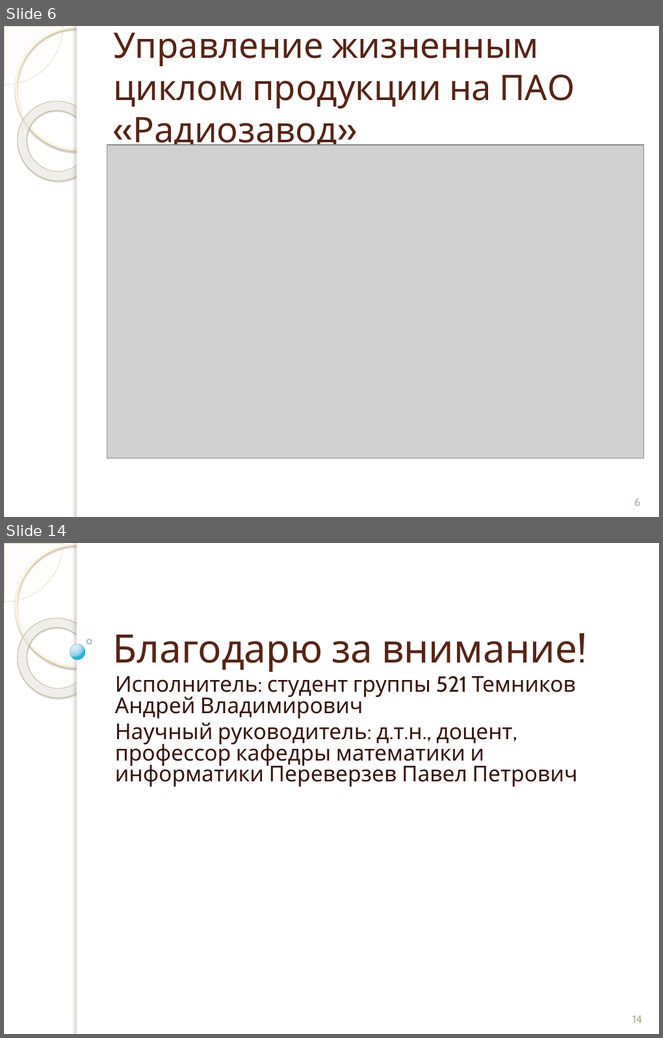
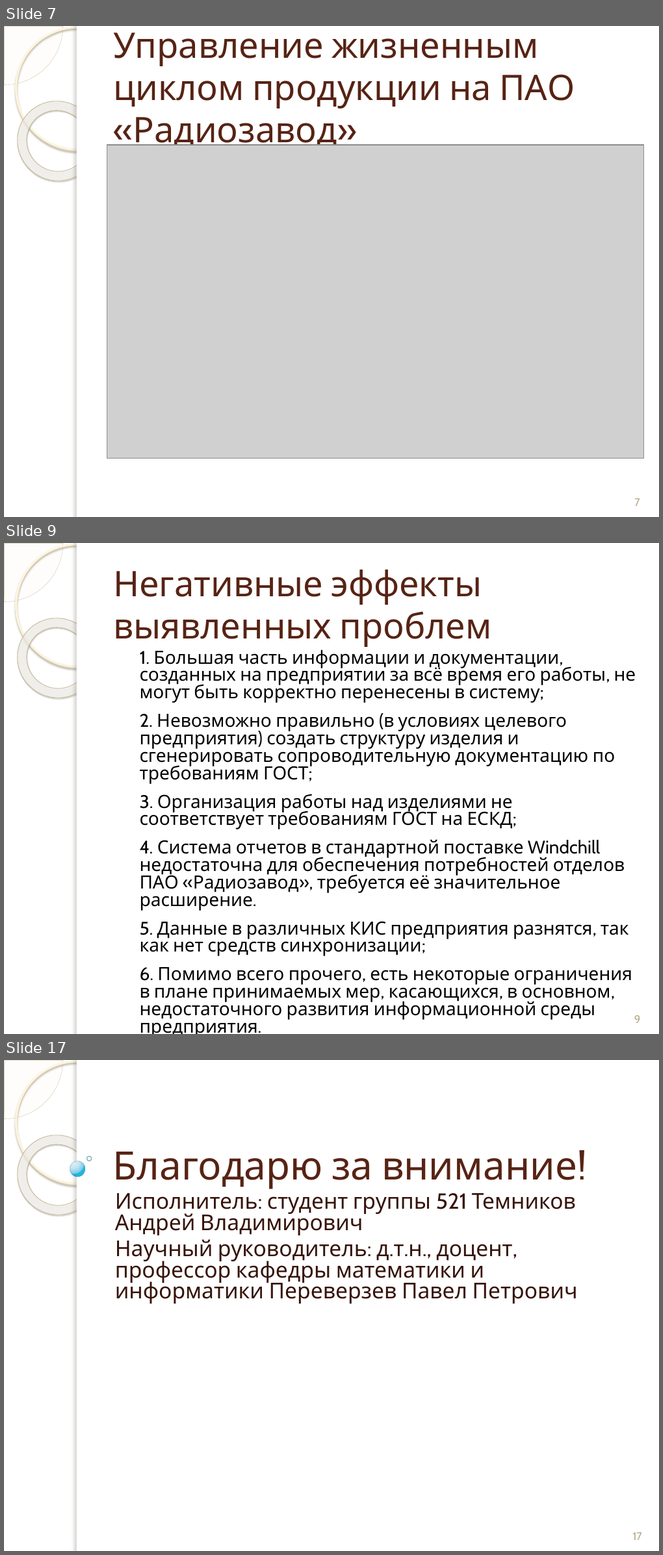
Before and after one commit to andreytemn/university, a slide deck: diplom/Темников презентация к диплому.pptx. Shown one above the other, each under a label of ours: slides 6 and 14 before the commit, slides 7, 9 and 17 after it; the slides between them are not shown. The pictures are 663x1038 and 663x1555 pixels, drawn with LibreOffice and Linux fonts; fonts in the diff are those of the drawing; grey boxes stand for pictures; background and template pictures are left out. Boxes give left, top, right and bottom in pixels: in the first picture for what was removed or moved away, otherwise in the second. Text is boxed around its words. In the diff, an @@ line names an element or a change of style, - is before the commit and + after.

```diff
--- a/diplom/Темников презентация к диплому.pptx
+++ b/diplom/Темников презентация к диплому.pptx
@@ slide 9 added at [4,543,659,1034], background picture (left out); not listed: 5 template elements that a slide beside it also shows @@
@@ title added at [113,569,492,647], 38.7 pt, text #572314 @@
+Негативные эффекты выявленных проблем
@@ text added at [140,646,636,1003], 20 pt, text #000000 @@
+1. Большая часть информации и документации, созданных на предприятии за всё время его работы, не могут быть корректно перенесены в систему;
+2. Невозможно правильно (в условиях целевого предприятия) создать структуру изделия и сгенерировать сопроводительную документацию по требованиям ГОСТ;
+3. Организация работы над изделиями не соответствует требованиям ГОСТ на ЕСКД;
+4. Система отчетов в стандартной поставке Windchill недостаточна для обеспечения потребностей отделов ПАО «Радиозавод», требуется её значительное расширение.
+5. Данные в различных КИС предприятия разнятся, так как нет средств синхронизации;
+6. Помимо всего прочего, есть некоторые ограничения в плане принимаемых мер, касающихся, в основном, недостаточного развития информационной среды предприятия.
@@ page number added at [634,1016,641,1023], 12 pt, text #B6A98A @@
+9
@@ what was slide 6 is now slide 7 @@
@@ page number at [634,499,640,506]: text changed @@
-6
+7
@@ what was slide 14 is now slide 17 @@
@@ page number at [633,1533,642,1540]: text changed @@
-14
+17
```
Also in this commit, not shown: 8 slides changed, 2 other slides added, 3 other files.
